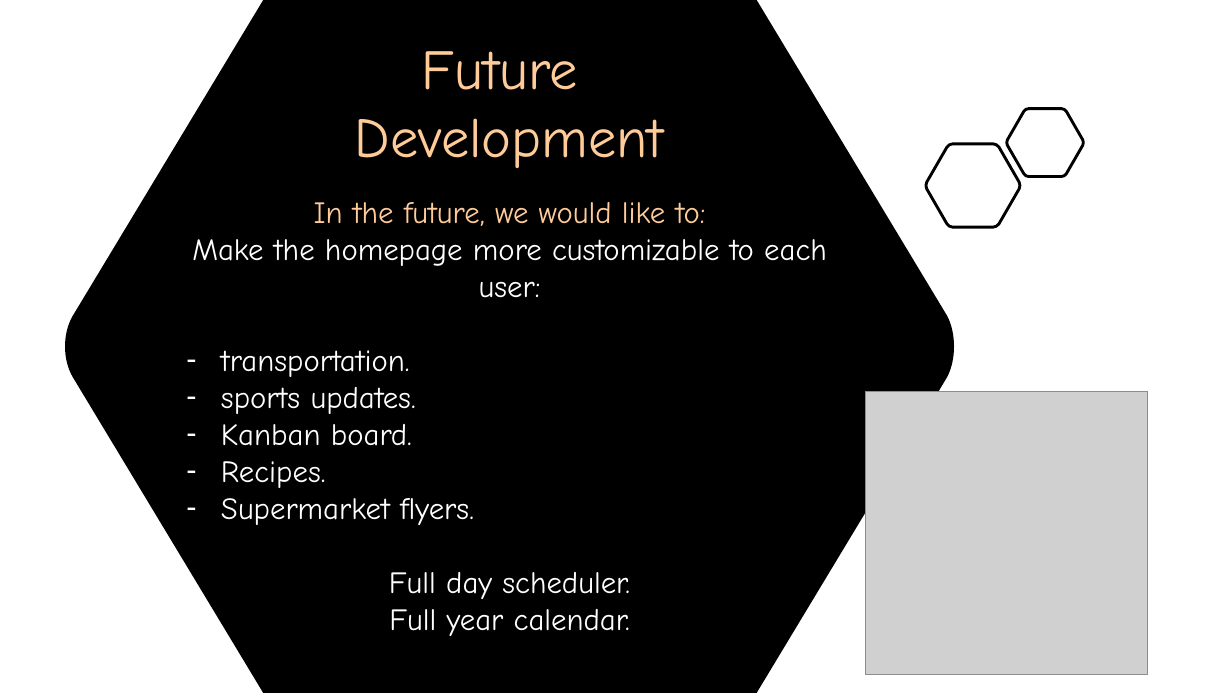
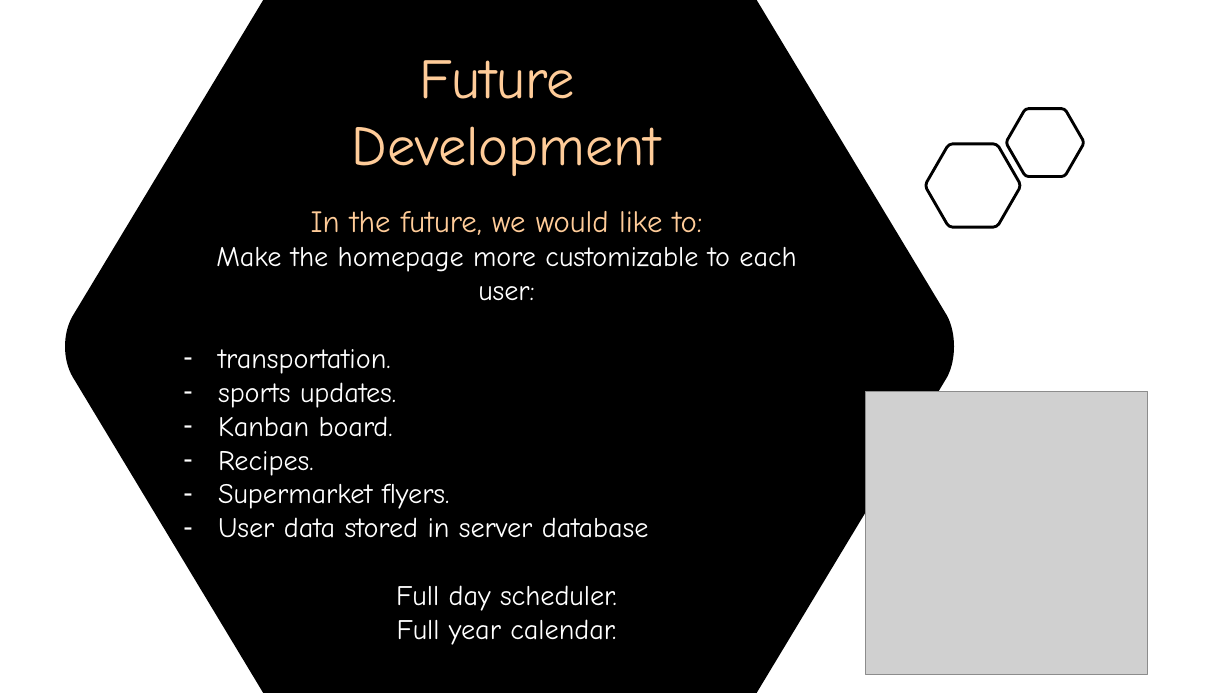
Before and after one commit to ChristineClemens/Project1-nutShell, a slide deck: slide 9 of nutShell Presentation Slides.pptx. Drawn at 1232x693 pixels with LibreOffice and Linux fonts; fonts in the diff are those of the drawing; grey boxes stand for pictures. Boxes give left, top, right and bottom in pixels: in the first picture for what was removed or moved away, otherwise in the second. Text is boxed around its words. In the diff, an @@ line names an element or a change of style, - is before the commit and + after.

Commit message:
Update Slides

```diff
--- a/nutShell Presentation Slides.pptx
+++ b/nutShell Presentation Slides.pptx
@@ text "Future": place and size @@
-text "Future" at (192, 51, 827, 636)
+text "Future" at (216, 60, 796, 645)
@@ text at (216, 247, 796, 645): size 24 to 22 pt in "Make the homepage more customizable to each ...", "transportation.", "sports updates.", "Kanban board." and 4 more places @@
@@ text at (218, 517, 649, 538): paragraph added @@
+– User data stored in server database
```
Also in this commit, not shown: 1 other slide changed, 1 other file.
